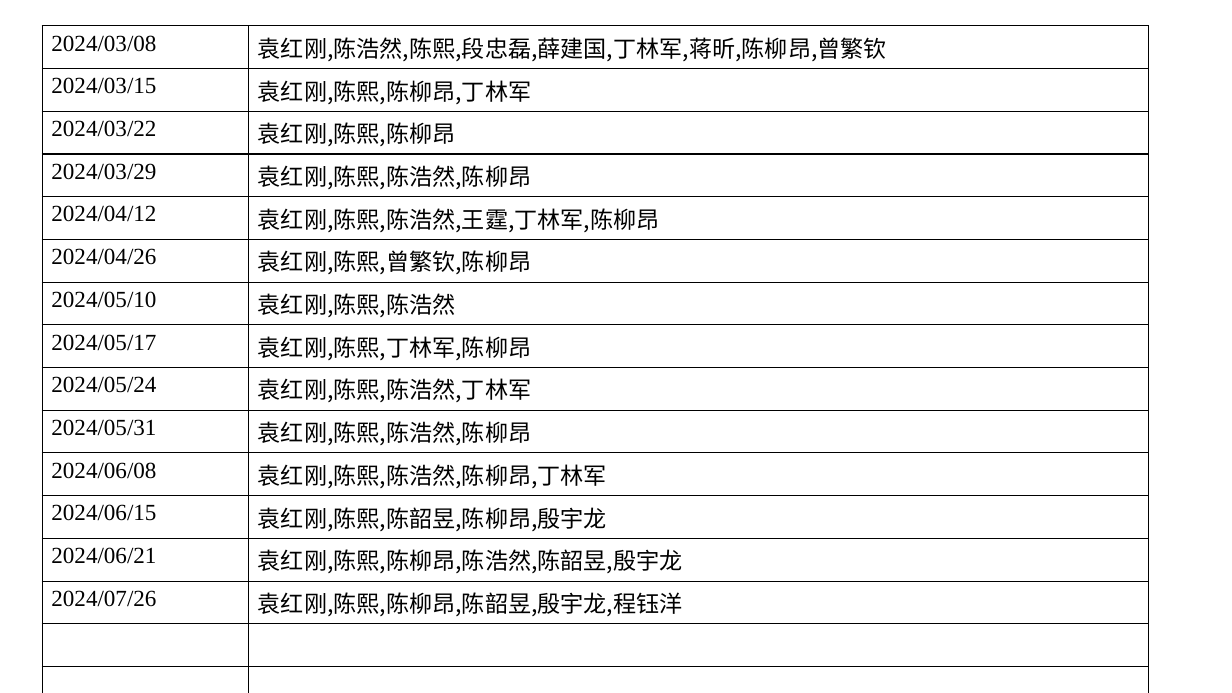
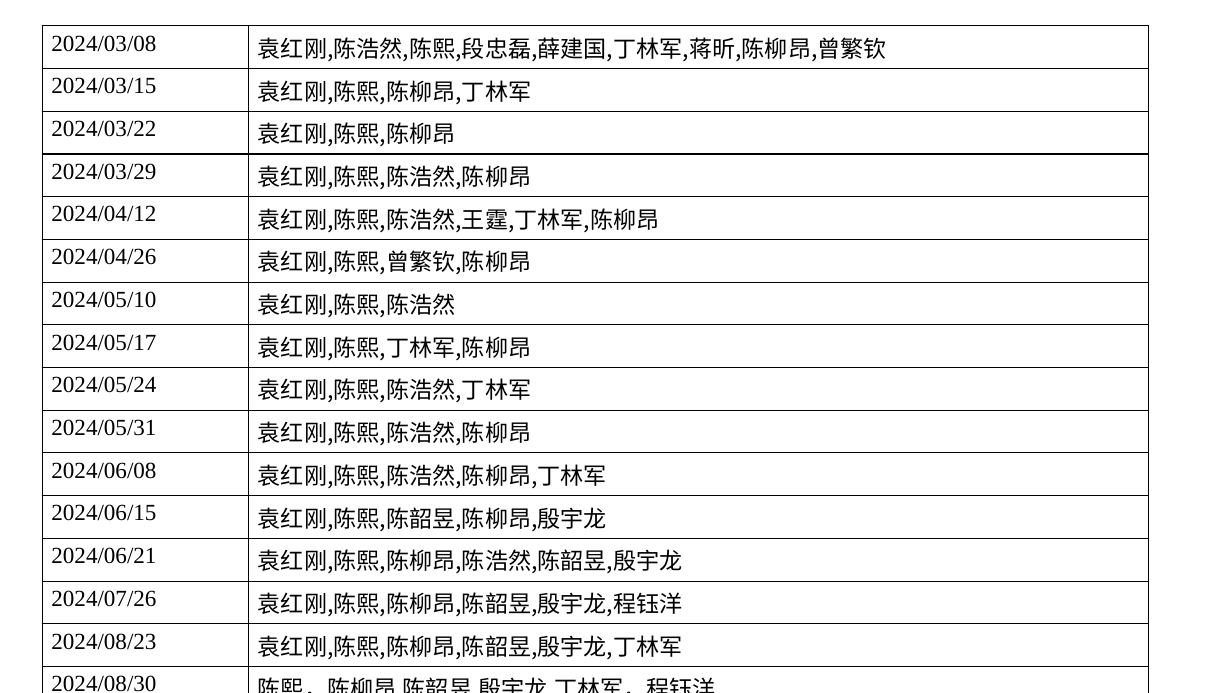
Before and after one commit to hongan-yuan/paint_repo, a slide deck: slide 1 of 组会记录.pptx. Drawn at 1232x693 pixels with LibreOffice and Linux fonts; fonts in the diff are those of the drawing. Boxes give left, top, right and bottom in pixels: in the first picture for what was removed or moved away, otherwise in the second. Text is boxed around its words. In the diff, an @@ line names an element or a change of style, - is before the commit and + after.

```diff
--- a/组会记录.pptx
+++ b/组会记录.pptx
@@ table at [43, 26, 1149, 693] @@
+row 15: 2024/08/23 | 袁红刚,陈熙,陈柳昂,陈韶昱,殷宇龙,丁林军
+row 16: 2024/08/30 | 陈熙，陈柳昂,陈韶昱,殷宇龙,丁林军，程钰洋
-row 16:  | 
-row 17:  | 
```
Also in this commit, not shown: 2 other files.
